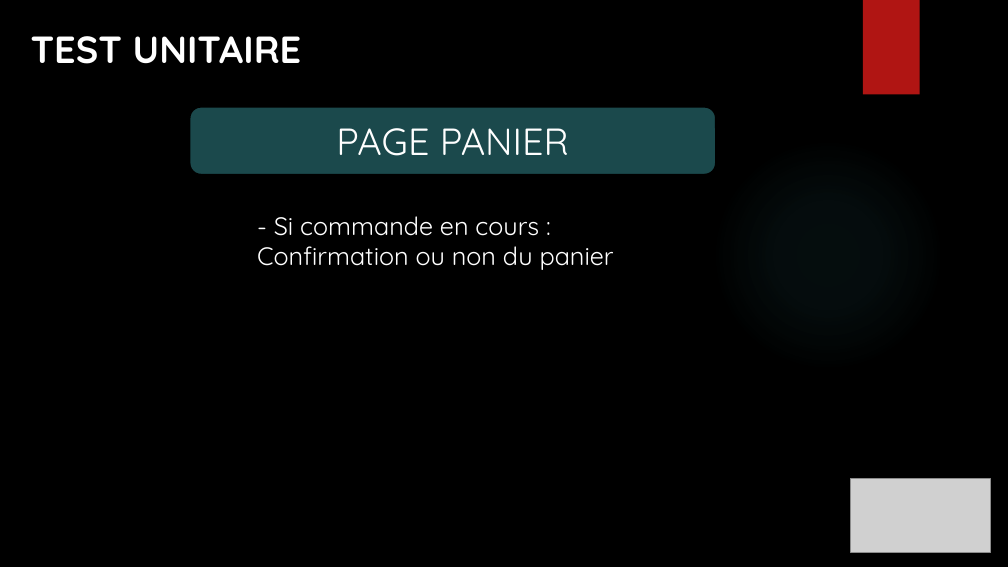
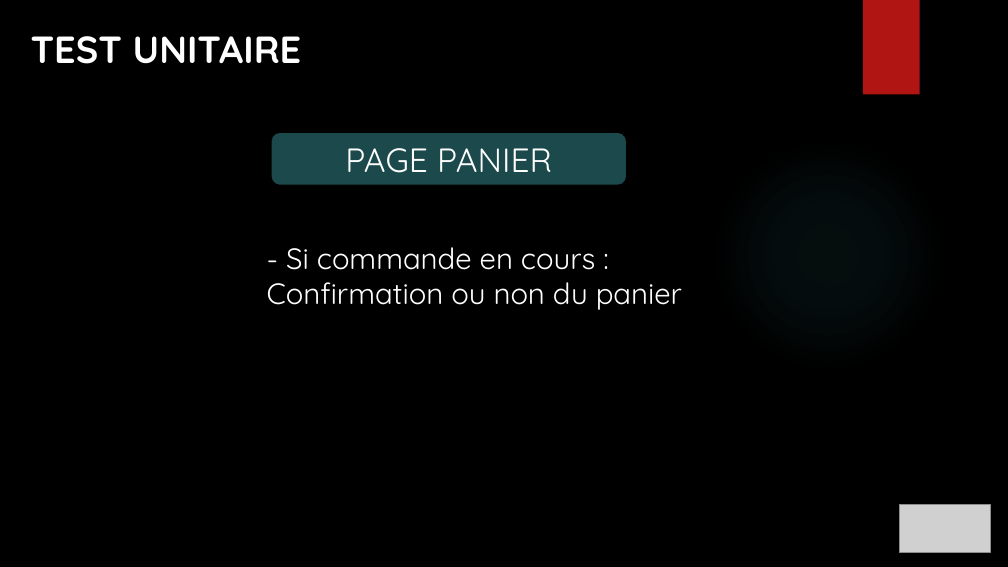
Before and after one commit to ChampemeDylan/UPOP, a slide deck: slide 16 of Présentation UPOP.pptx (slide 35 before the commit). Drawn at 1008x567 pixels with LibreOffice and Linux fonts; fonts in the diff are those of the drawing; grey boxes stand for pictures; background and template pictures are left out. Boxes give left, top, right and bottom in pixels: in the first picture for what was removed or moved away, otherwise in the second. Text is boxed around its words. In the diff, an @@ line names an element or a change of style, - is before the commit and + after.

```diff
--- a/Présentation UPOP.pptx
+++ b/Présentation UPOP.pptx
@@ rounded rectangle "PAGE PANIER": place and size @@
-rounded rectangle "PAGE PANIER" at (190, 107, 716, 175)
+rounded rectangle "PAGE PANIER" at (271, 132, 627, 186)
@@ rounded rectangle "PAGE PANIER" at (271, 132, 627, 186): size 36 to 32 pt @@
@@ text "- Si commande en cours ...": place and size @@
-text "- Si commande en cours ..." at (257, 216, 614, 270)
+text "- Si commande en cours ..." at (267, 247, 682, 310)
@@ text "- Si commande en cours ..." at (267, 247, 682, 310): size 24 to 28 pt @@
@@ picture: place and size @@
-picture at (851, 479, 991, 553)
+picture at (900, 504, 991, 552)
```
Also in this commit, not shown: 10 other slides changed, 3 slides added, 21 slides removed, 1 other file.
